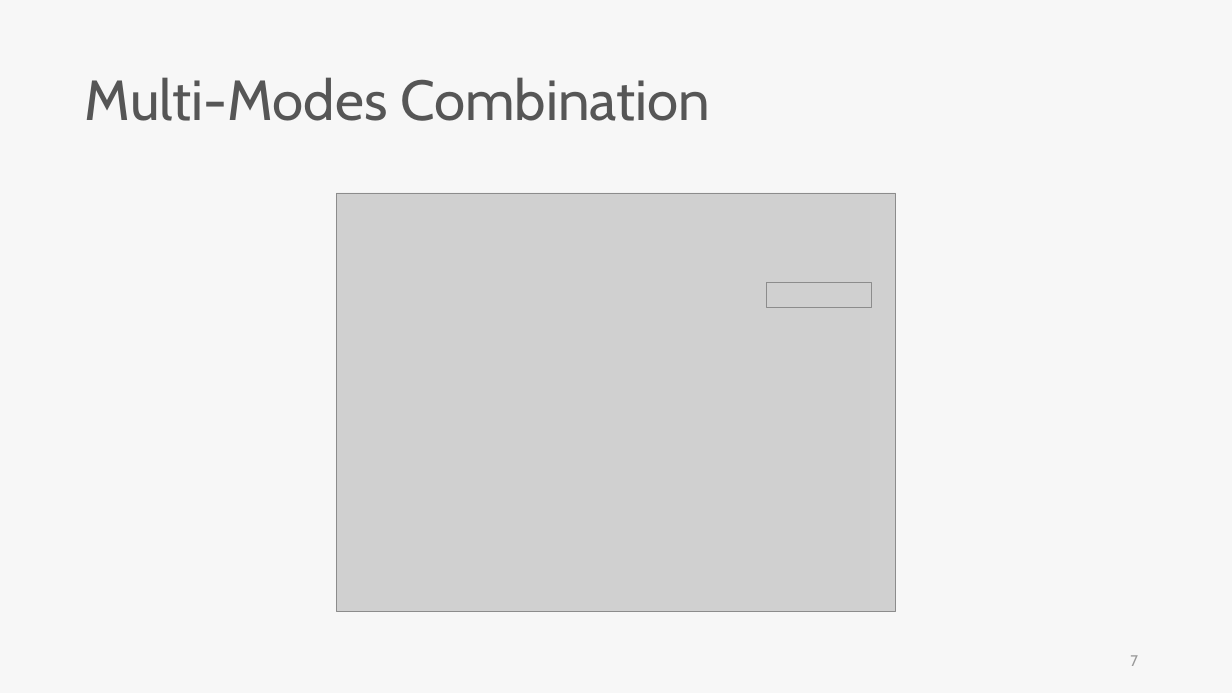
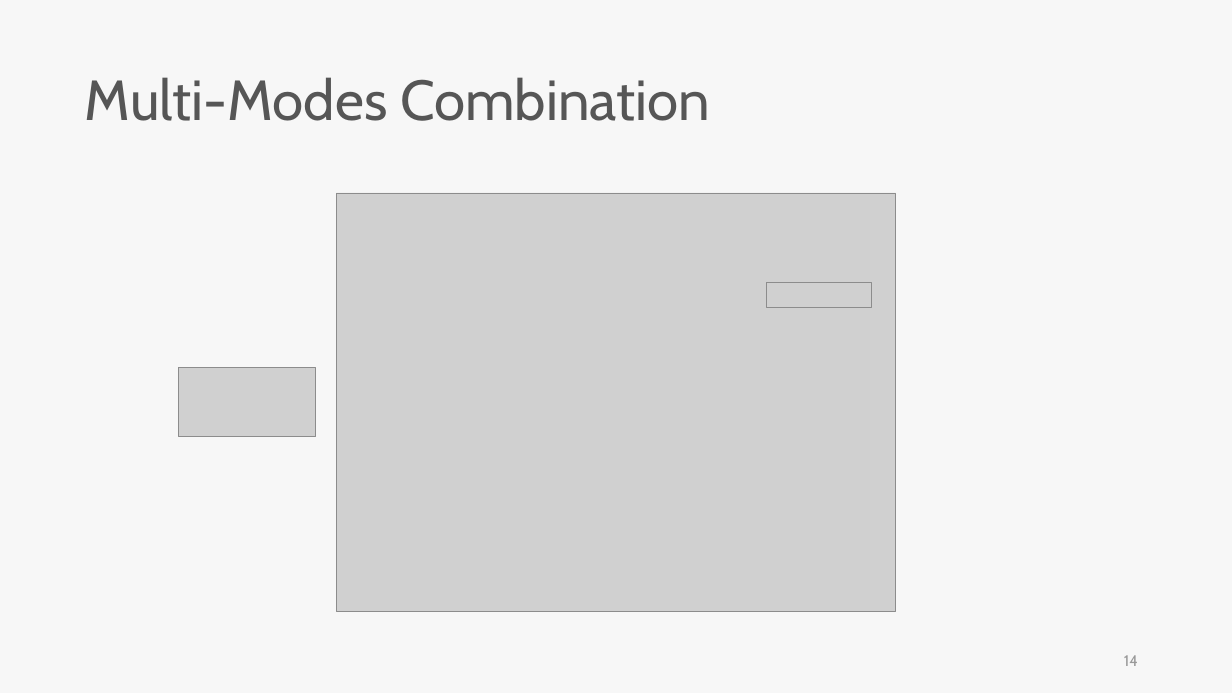
Before and after one commit to skyran1278/thesis, a slide deck: slide 14 of Meeting/20190516 Meeting/20190516 Meeting.pptx (slide 7 before the commit). Drawn at 1232x693 pixels with LibreOffice and Linux fonts; fonts in the diff are those of the drawing; grey boxes stand for pictures. Boxes give left, top, right and bottom in pixels: in the first picture for what was removed or moved away, otherwise in the second. Text is boxed around its words. In the diff, an @@ line names an element or a change of style, - is before the commit and + after.

```diff
--- a/Meeting/20190516 Meeting/20190516 Meeting.pptx
+++ b/Meeting/20190516 Meeting/20190516 Meeting.pptx
@@ picture added at (x1=178, y1=368, x2=316, y2=437) @@
@@ page number at (x1=1124, y1=655, x2=1138, y2=666): text changed @@
-7
+14
```
Also in this commit, not shown: 8 other slides changed, 10 slides added, 4 slides removed.
